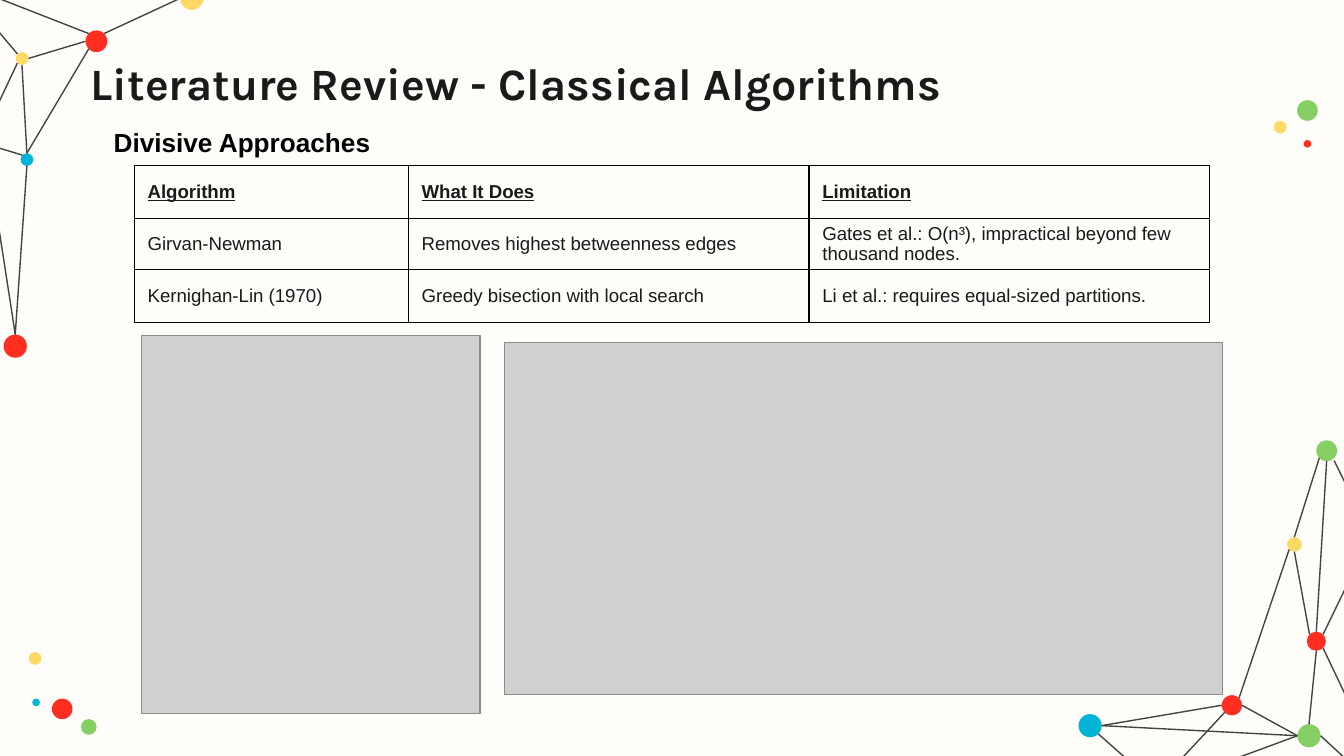
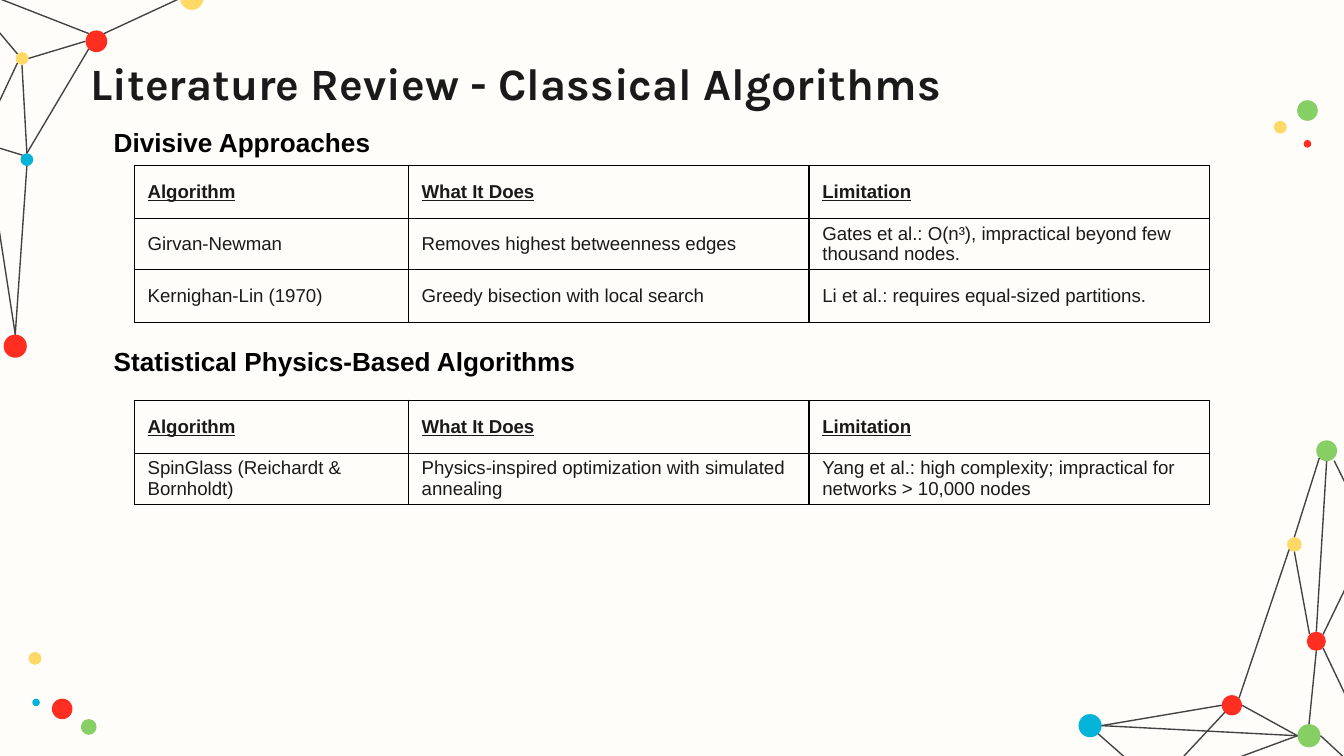
Before and after one commit to hamzamdn077/Master-Project, a slide deck: slide 8 of presentation.pptx (slide 11 before the commit). Drawn at 1344x756 pixels with LibreOffice and Linux fonts; fonts in the diff are those of the drawing; grey boxes stand for pictures. Boxes give left, top, right and bottom in pixels: in the first picture for what was removed or moved away, otherwise in the second. Text is boxed around its words. In the diff, an @@ line names an element or a change of style, - is before the commit and + after.

```diff
--- a/presentation.pptx
+++ b/presentation.pptx
@@ text added at (114, 352, 575, 377), 14 pt, text #000000, bold @@
+Statistical Physics-Based Algorithms
@@ picture removed at (141, 336, 480, 714) @@
@@ picture removed at (505, 343, 1223, 695) @@
@@ table added at (134, 401, 1210, 504), 2 rows, 3 columns @@
+Algorithm | What It Does | Limitation
+SpinGlass (Reichardt & Bornholdt) | Physics-inspired optimization with simulated annealing | Yang et al.: high complexity; impractical for networks > 10,000 nodes
```
Also in this commit, not shown: 11 other slides changed, 1 slide added, 12 slides removed, 3 other files.
